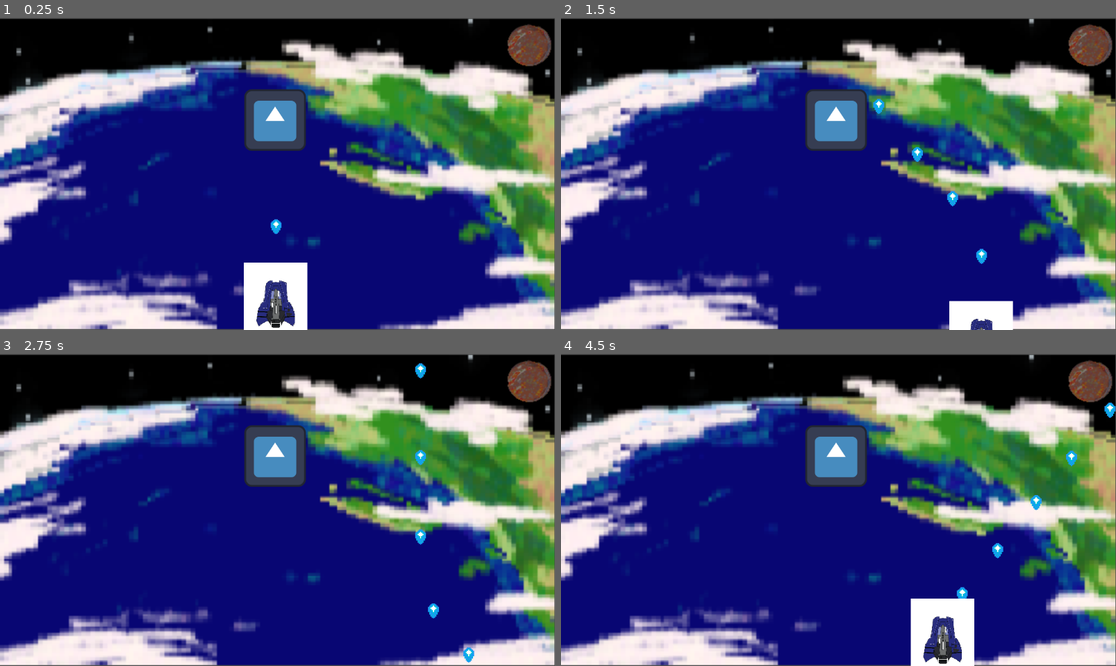
Above: before the commit, frames 1-4 (two rows, left to right).
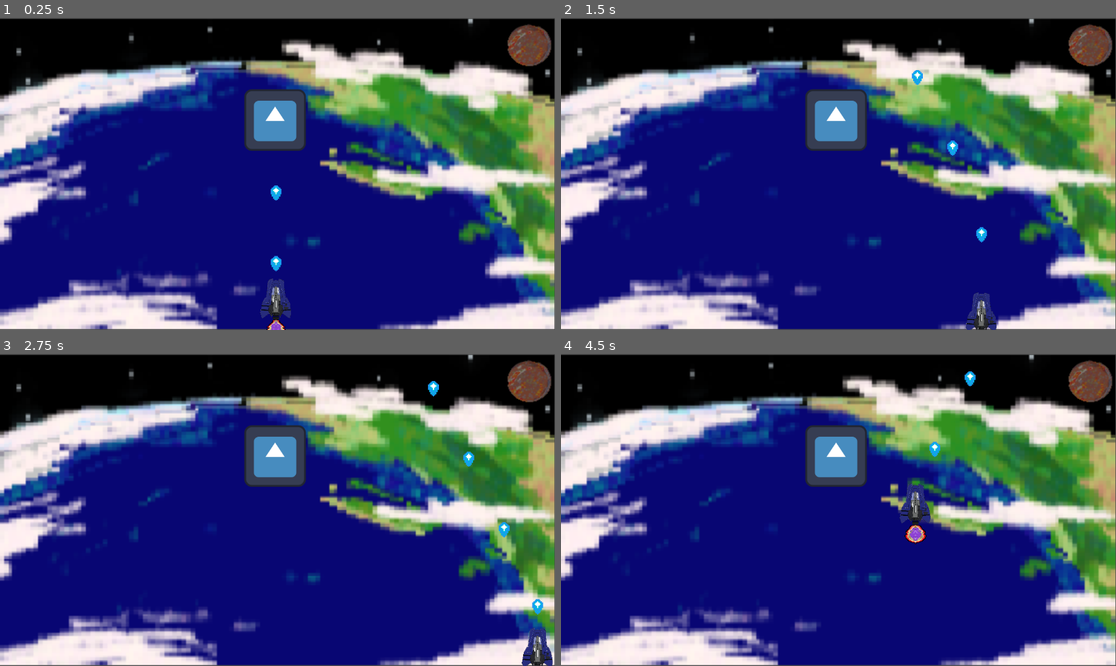
Above: after the commit, the same moments.

Repository: justCallMeJeg/ChaosWingNemesis
Game: Godot game, scene res://src/scenes/Test.tscn
Same seed, same stepped clock (60 frames per second), same inputs: the game is played once before the commit and once after it. This scene is started directly instead of the project's main scene. The engine's default icon, where the game draws it, is replaced by a stand-in: a white triangle on a blue panel in a dark square.
Inputs:
- Up to frame 1 (0.25 s): no input
- Up to frame 2 (1.5 s): hold D (right) 0.53-1.28 s; hold S (down) from 1.28 s (still down)
- Up to frame 3 (2.75 s): release S (down) at 2.03 s; hold D (right) from 2.03 s (still down)
- Up to frame 4 (4.5 s): release D (right) at 2.78 s; hold W (up) 2.78-3.53 s; hold A (left) from 3.53 s (still down)

The runs differ from the first frame. In frame 1, 2.4% of the frame differs, in the area x 43-56%, y 53-100%; in frame 2, 1.6%; in frame 3, 1.1%; in frame 4, 3.6%, in the area x 60-100%, y 5-100%.

Commit message:
Some Changes

Diff:
--- a/src/scenes/Test.tscn
+++ b/src/scenes/Test.tscn
@@ -1,13 +1,45 @@
-[gd_scene load_steps=11 format=3 uid="uid://bimlodscok8h4"]
+[gd_scene load_steps=18 format=3 uid="uid://bimlodscok8h4"]
 
 [ext_resource type="Texture2D" uid="uid://dyd7oiu6uf3g6" path="res://src/sprites/Untitled126_20240710013553.png" id="1_dwrh0"]
 [ext_resource type="Texture2D" uid="uid://dej1bsng381j2" path="res://src/sprites/Untitled125.png" id="2_0mh7g"]
 [ext_resource type="Script" path="res://src/scripts/PlayerMovement.gd" id="3_goarn"]
 [ext_resource type="Texture2D" uid="uid://nmww8eih04l2" path="res://icon.svg" id="3_wka20"]
-[ext_resource type="Texture2D" uid="uid://r7u3g163c7od" path="res://src/sprites/Ships/GUARDIAN.png" id="5_okgr6"]
+[ext_resource type="Texture2D" uid="uid://diy6xmjxh1mdp" path="res://src/sprites/Ships/GUARDIAN-removebg-preview.png" id="5_4qp5t"]
+[ext_resource type="Texture2D" uid="uid://lpngb4qeeide" path="res://src/sprites/Trail/frame_0_delay-0.03s.png" id="5_7rjr2"]
+[ext_resource type="Texture2D" uid="uid://cei4tbfju4a1q" path="res://src/sprites/Trail/frame_1_delay-0.03s.png" id="6_v85gd"]
+[ext_resource type="Texture2D" uid="uid://ml3k8fyshajl" path="res://src/sprites/Trail/frame_2_delay-0.03s.png" id="7_w4t58"]
+[ext_resource type="Texture2D" uid="uid://dtrttrqgvjcrx" path="res://src/sprites/Trail/frame_3_delay-0.03s.png" id="8_davb2"]
+[ext_resource type="Texture2D" uid="uid://csho1jth2llt8" path="res://src/sprites/Trail/frame_4_delay-0.03s.png" id="9_qe30d"]
+[ext_resource type="Texture2D" uid="uid://l4vqfcua1ftq" path="res://src/sprites/Trail/frame_5_delay-0.03s.png" id="10_kn5gy"]
 
 [sub_resource type="RectangleShape2D" id="RectangleShape2D_hkyka"]
 size = Vector2(115, 114)
+
+[sub_resource type="SpriteFrames" id="SpriteFrames_0k871"]
+animations = [{
+"frames": [{
+"duration": 0.3,
+"texture": ExtResource("5_7rjr2")
+}, {
+"duration": 0.3,
+"texture": ExtResource("6_v85gd")
+}, {
+"duration": 0.3,
+"texture": ExtResource("7_w4t58")
+}, {
+"duration": 0.3,
+"texture": ExtResource("8_davb2")
+}, {
+"duration": 0.3,
+"texture": ExtResource("9_qe30d")
+}, {
+"duration": 0.3,
+"texture": ExtResource("10_kn5gy")
+}],
+"loop": true,
+"name": &"default",
+"speed": 8.0
+}]
 
 [sub_resource type="SegmentShape2D" id="SegmentShape2D_07jal"]
 a = Vector2(-1, 647)
@@ -53,16 +85,21 @@
 
 [node name="Player" type="CharacterBody2D" parent="."]
 position = Vector2(573, 550)
-collision_layer = 2
-collision_mask = 2
+collision_layer = 3
+collision_mask = 3
 script = ExtResource("3_goarn")
 
 [node name="AnimatedSprite2D" type="AnimatedSprite2D" parent="Player"]
+position = Vector2(1.90735e-05, 98)
+scale = Vector2(0.3775, 0.2725)
+sprite_frames = SubResource("SpriteFrames_0k871")
+autoplay = "default"
+frame_progress = 0.0659597
 
 [node name="Sprite2D" type="Sprite2D" parent="Player"]
-position = Vector2(-1, 44)
-scale = Vector2(0.0937362, 0.085944)
-texture = ExtResource("5_okgr6")
+position = Vector2(-1, 34)
+scale = Vector2(0.25, 0.25)
+texture = ExtResource("5_4qp5t")
 
 [node name="CollisionShape2D" type="CollisionPolygon2D" parent="Player"]
 position = Vector2(-590.9, -556.1)
--- a/src/scenes/bullet.tscn
+++ b/src/scenes/bullet.tscn
@@ -14,7 +14,7 @@
 collision_mask = 4
 motion_mode = 1
 script = ExtResource("1_swx8j")
-SPEED = 500
+SPEED = 800
 
 [node name="Sprite2D" type="Sprite2D" parent="."]
 scale = Vector2(0.629228, 0.575756)
Binary file removed: src/sprites/GoogledSpaceShip.png
Binary file added: src/sprites/Ships/GUARDIAN-removebg-preview.png
Not shown, added: src/sprites/Ships/GUARDIAN-removebg-preview.png.import
Binary file added: src/sprites/Ships/HAWKEYE-removebg-preview.png
Not shown, added: src/sprites/Ships/HAWKEYE-removebg-preview.png.import
Binary file added: src/sprites/Ships/JUGGERNAUT-removebg-preview.png
Not shown, changed: src/sprites/Ships/JUGGERNAUT-removebg-preview.png.import
Binary file added: src/sprites/Ships/SCORPION-removebg-preview.png
Not shown, added: src/sprites/Ships/SCORPION-removebg-preview.png.import
Binary file added: src/sprites/Trail/frame_0_delay-0.03s.png
Not shown, added: src/sprites/Trail/frame_0_delay-0.03s.png.import
Binary file added: src/sprites/Trail/frame_1_delay-0.03s.png
(and 9 more such lines)
